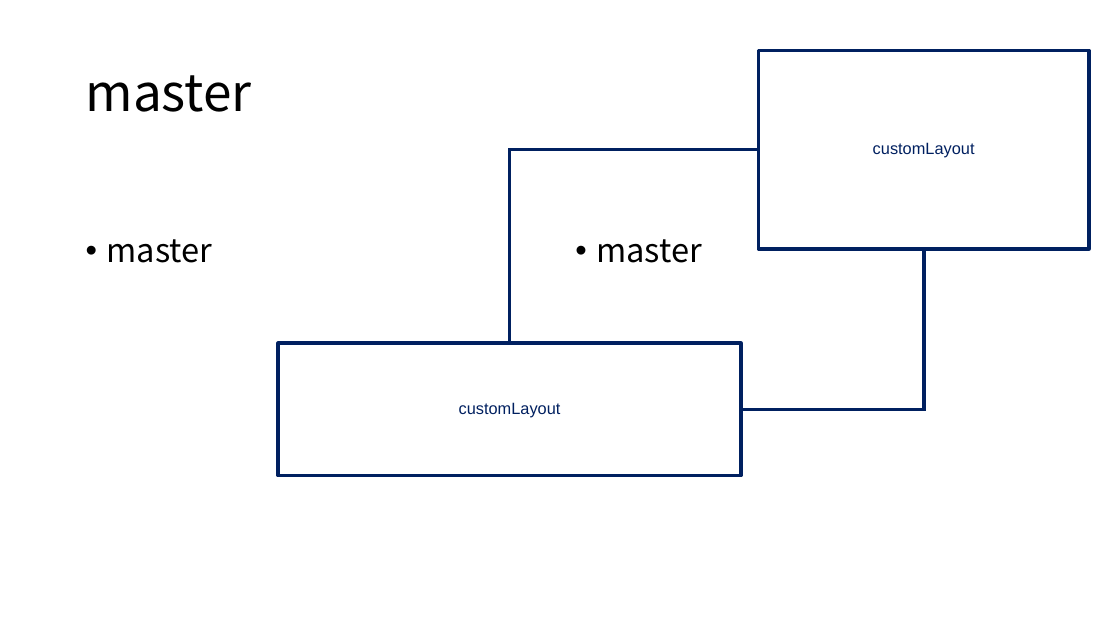
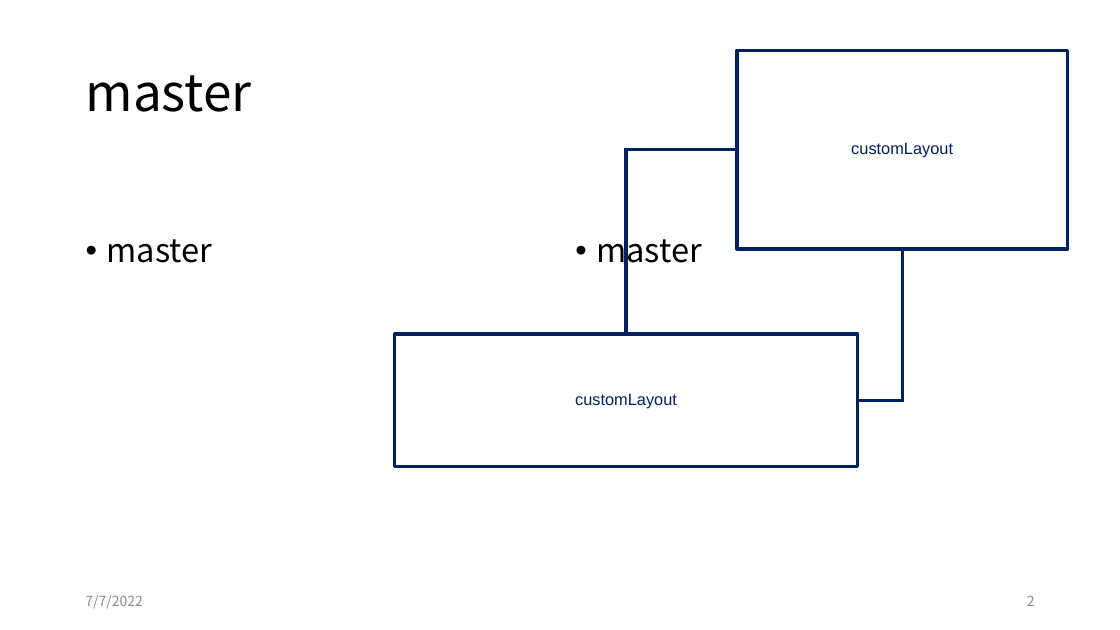
Before and after one commit to taizod1024/ppt-align-grid-addin, a slide deck: slide 2 of src/ppt-align-grid.pptm (slide 1 before the commit). Drawn at 1120x630 pixels with LibreOffice and Linux fonts; fonts in the diff are those of the drawing. Boxes give left, top, right and bottom in pixels: in the first picture for what was removed or moved away, otherwise in the second. Text is boxed around its words. In the diff, an @@ line names an element or a change of style, - is before the commit and + after.

```diff
--- a/src/ppt-align-grid.pptm
+++ b/src/ppt-align-grid.pptm
@@ rectangle "customLayout": place and size @@
-rectangle "customLayout" at (759,50,1090,249)
+rectangle "customLayout" at (737,50,1068,249)
@@ elbow line moved from (510, 344) - (759, 150) to (626, 334) - (737, 150) @@
@@ elbow line moved from (741, 409) - (924, 249) to (858, 401) - (902, 249) @@
@@ rectangle "customLayout": place and size @@
-rectangle "customLayout" at (278,344,741,476)
+rectangle "customLayout" at (395,334,858,466)
@@ text added at (85,595,143,609), 12 pt, text #8C8C8C @@
+7/7/2022
@@ page number added at (1027,595,1035,606), 12 pt, text #8C8C8C @@
+2
```
Also in this commit, not shown: 2 slides added, 2 slides removed, 2 other files.
